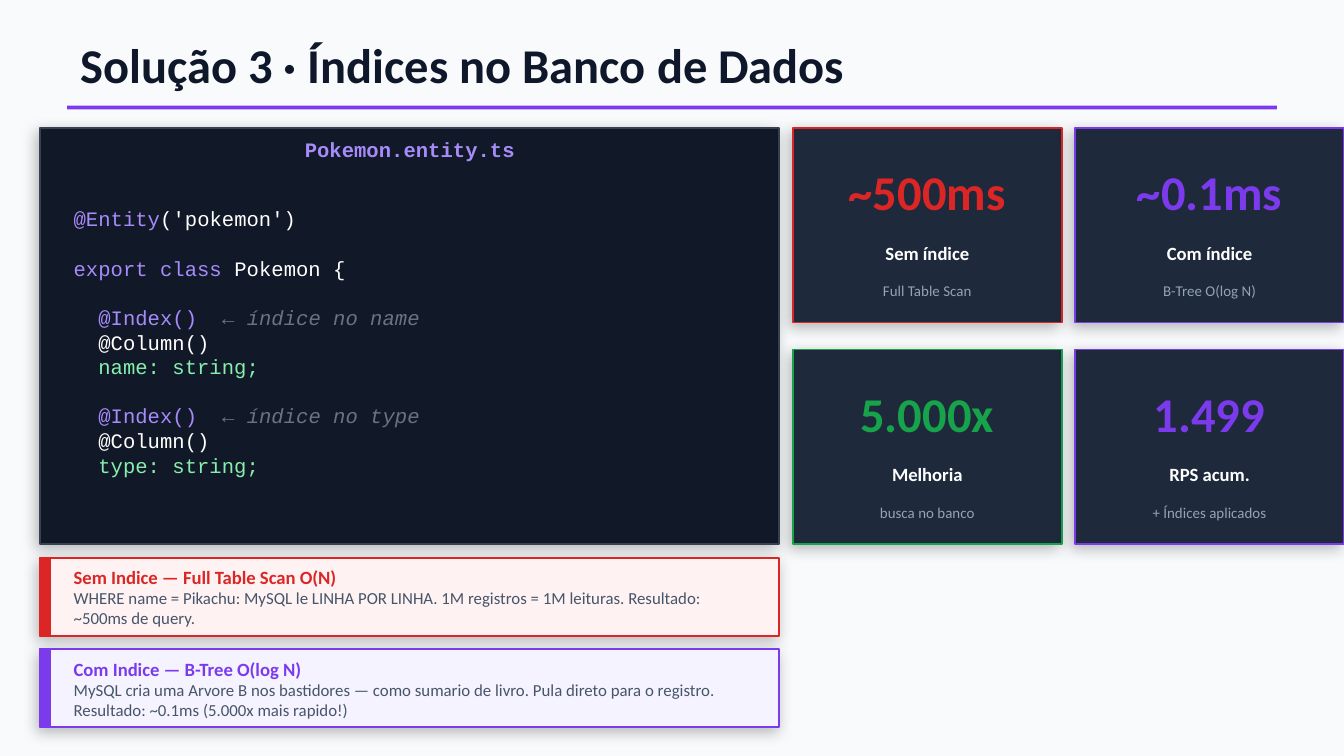
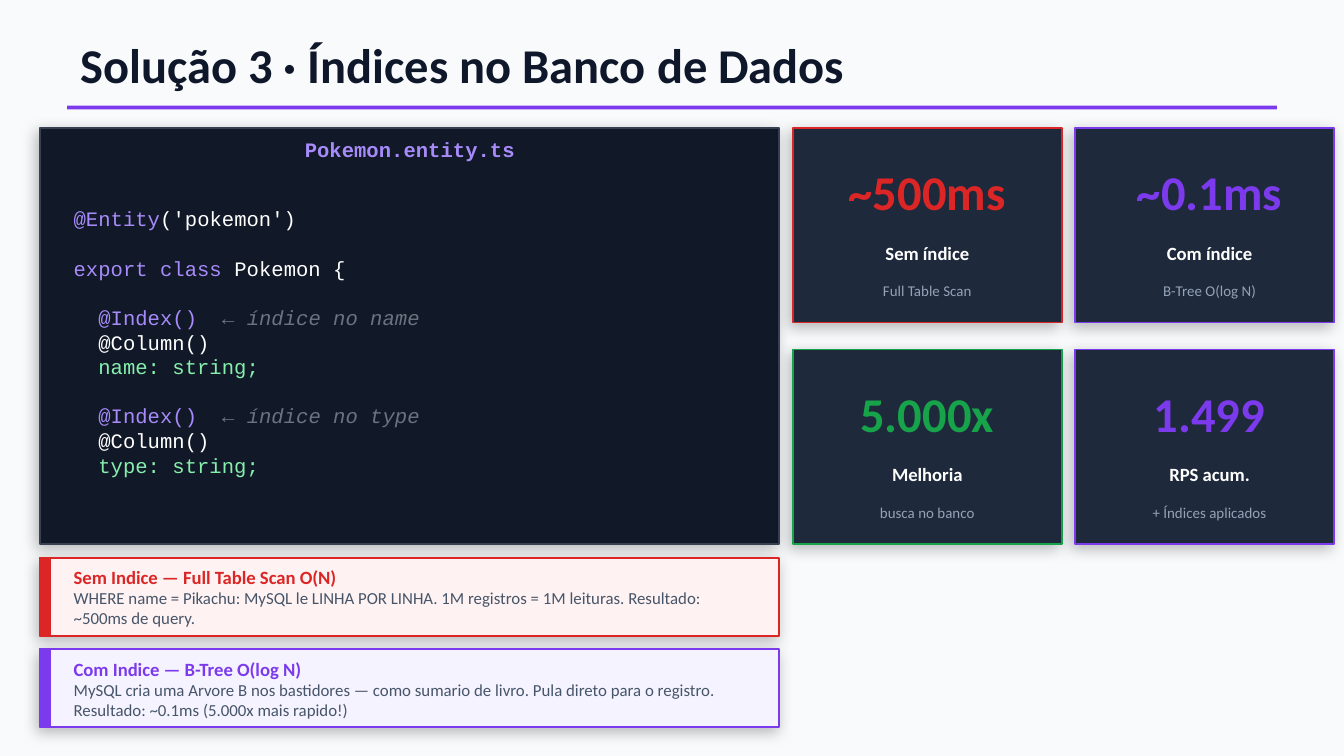
Before and after one commit to Gabrielz11/pokemon-test-project, a slide deck: slide 6 of slide/PROJETO PERFORMANCE.pptx. Drawn at 1344x756 pixels with LibreOffice and Linux fonts; fonts in the diff are those of the drawing. Boxes give left, top, right and bottom in pixels: in the first picture for what was removed or moved away, otherwise in the second. Text is boxed around its words. In the diff, an @@ line names an element or a change of style, - is before the commit and + after.

```diff
--- a/slide/PROJETO PERFORMANCE.pptx
+++ b/slide/PROJETO PERFORMANCE.pptx
@@ rectangle: place and size @@
-rectangle at [1075, 128, 1344, 323]
+rectangle at [1075, 128, 1335, 323]
@@ rectangle: place and size @@
-rectangle at [1075, 349, 1344, 544]
+rectangle at [1075, 349, 1335, 544]
```
Also in this commit, not shown: 1 other slide changed.
